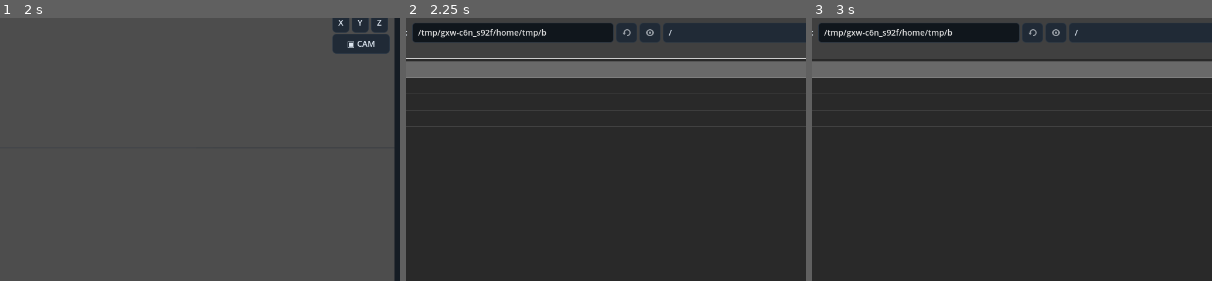
Above: before the commit, frames 1-3 (left to right).
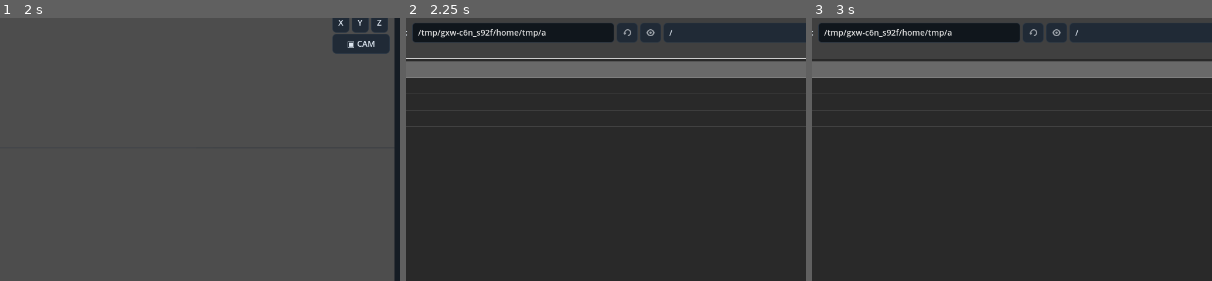
Above: after the commit, the same moments.

Repository: Onnevan/Kabuki
Game: Godot game, scene res://editor/main.tscn
The game is run twice, just before and just after one commit, with the same random seed, the same clock (stepped at 60 frames per second) and the same inputs.
Inputs (mouse positions are % of the whole screen's width and height, from its top left):
- Up to frame 1 (2 s): click "↶" at 0.5 s; click "↷" at 1.25 s
- Up to frame 2 (2.25 s): click "＋ IMPORT" at 2 s
- Up to frame 3 (3 s): click (37, 77) at 2.77 s; type "12" at 2.85 s
The pictures show only the part of the screen within x 27-77%, y 15-65%; the shares and areas given below are measured in that part.

Frame 1 is identical in both runs. In frame 2, 0.1% of the frame differs, in the area x 34-67%, y 3-9%; in frame 3, 0.1%.

Commit message:
Serialize bitmap flipbook images

Diff:
--- a/paint/drawing_canvas.gd
+++ b/paint/drawing_canvas.gd
@@ -443,3 +443,27 @@
 		raster.set_pixelv(p,replacement)
 		stack.append(p+Vector2i.LEFT); stack.append(p+Vector2i.RIGHT)
 		stack.append(p+Vector2i.UP); stack.append(p+Vector2i.DOWN)
+
+
+func export_bitmap_cels() -> Dictionary:
+	var result: Dictionary = {}
+	for canvas_id in canvas_cels:
+		var cel_map: Dictionary = canvas_cels[canvas_id]
+		var out: Dictionary = {}
+		for frame in cel_map:
+			var image: Image = cel_map[frame]
+			out[str(frame)] = Marshalls.raw_to_base64(image.save_png_to_buffer())
+		result[String(canvas_id)] = out
+	return result
+
+func import_bitmap_cels(data: Dictionary) -> void:
+	canvas_cels.clear()
+	for canvas_id in data:
+		var cel_map: Dictionary = {}
+		var raw_map: Dictionary = data[canvas_id]
+		for frame_text in raw_map:
+			var bytes: PackedByteArray = Marshalls.base64_to_raw(String(raw_map[frame_text]))
+			var image := Image.new()
+			if image.load_png_from_buffer(bytes) == OK:
+				cel_map[int(frame_text)] = image
+		canvas_cels[String(canvas_id)] = cel_map
